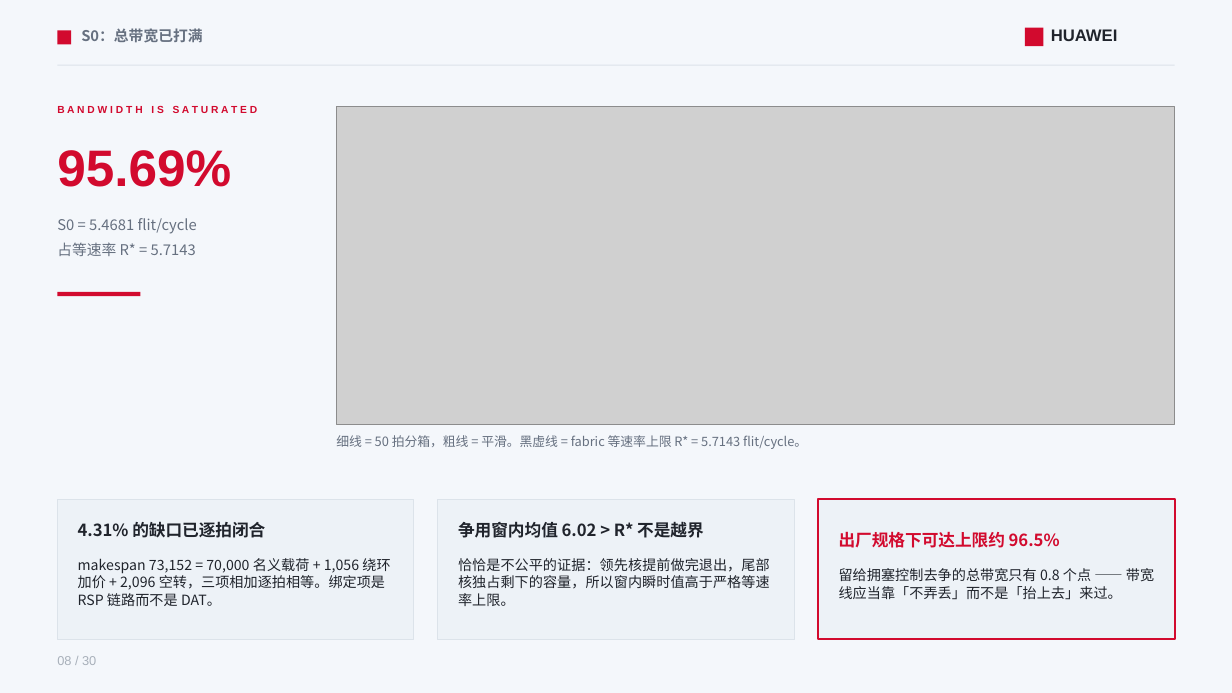
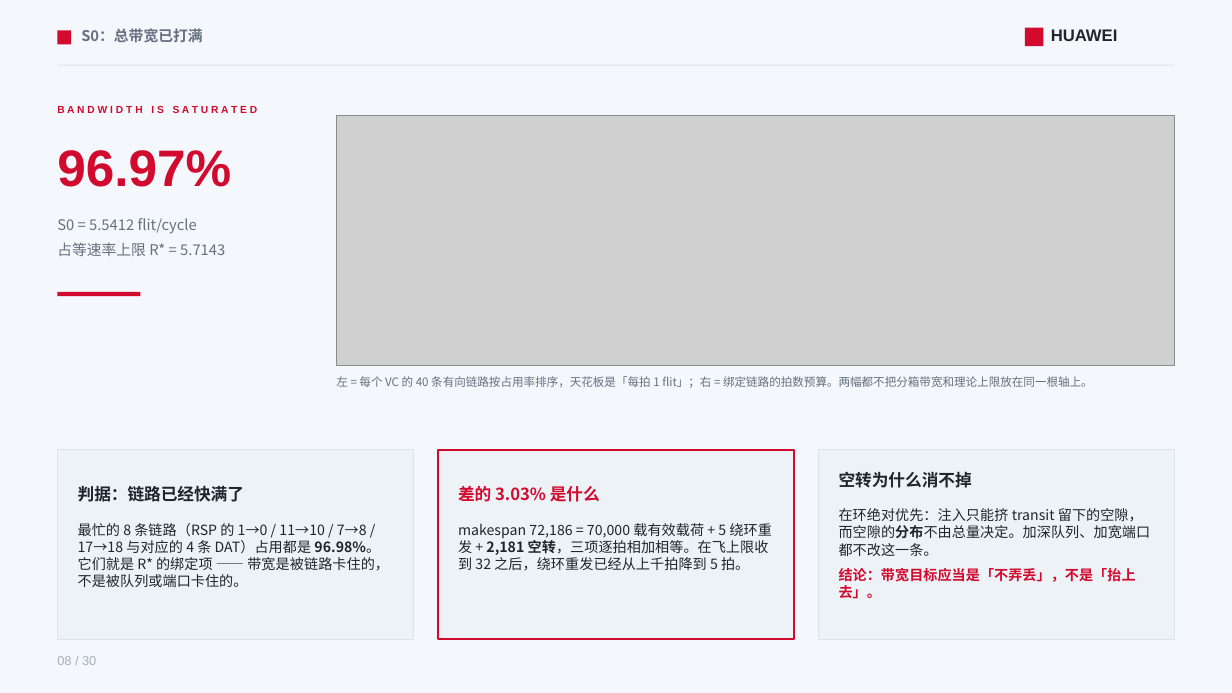
Before and after one commit to lukebest/booksim2, a slide deck: slide 8 of ppt/ring2-write-fairness.pptx. Drawn at 1232x693 pixels with LibreOffice and Linux fonts; fonts in the diff are those of the drawing; grey boxes stand for pictures. Boxes give left, top, right and bottom in pixels: in the first picture for what was removed or moved away, otherwise in the second. Text is boxed around its words. In the diff, an @@ line names an element or a change of style, - is before the commit and + after.

```diff
--- a/ppt/ring2-write-fairness.pptx
+++ b/ppt/ring2-write-fairness.pptx
@@ picture: place and size @@
-picture at bbox=[336, 106, 1175, 424]
+picture at bbox=[336, 116, 1175, 365]
@@ text at bbox=[57, 150, 231, 187]: text changed @@
-95.69%
+96.97%
@@ text at bbox=[57, 218, 225, 256]: text changed @@
-S0 = 5.4681 flit/cycle
-占等速率 R* = 5.7143
+S0 = 5.5412 flit/cycle
+占等速率上限 R* = 5.7143
@@ text at bbox=[336, 376, 1093, 388]: text changed; size 10 to 9 pt @@
-细线 = 50 拍分箱，粗线 = 平滑。黑虚线 = fabric 等速率上限 R* = 5.7143 flit/cycle。
+左 = 每个 VC 的 40 条有向链路按占用率排序，天花板是「每拍 1 flit」；右 = 绑定链路的拍数预算。两幅都不把分箱带宽和理论上限放在同一根轴上。
@@ rectangle: place and size @@
-rectangle at bbox=[57, 499, 414, 640]
+rectangle at bbox=[57, 450, 414, 640]
@@ rectangle: place and size @@
-rectangle at bbox=[438, 499, 795, 640]
+rectangle at bbox=[438, 450, 795, 640]
@@ rectangle at bbox=[438, 450, 795, 640]: outline #DCE3EA 1 pt to #D20A2E 1.5 pt @@
@@ rectangle: place and size @@
-rectangle at bbox=[819, 499, 1176, 640]
+rectangle at bbox=[819, 450, 1176, 640]
@@ rectangle at bbox=[819, 450, 1176, 640]: outline #D20A2E 1.5 pt to #DCE3EA 1 pt @@
@@ text at bbox=[839, 471, 972, 488]: text changed; text colour #D20A2E to #20242C @@
-出厂规格下可达上限约 96.5%
+空转为什么消不掉
@@ text at bbox=[78, 485, 244, 502]: text changed @@
-4.31% 的缺口已逐拍闭合
+判据：链路已经快满了
@@ text at bbox=[458, 486, 600, 502]: text changed; text colour #20242C to #D20A2E @@
-争用窗内均值 6.02 > R* 不是越界
+差的 3.03% 是什么
@@ text at bbox=[839, 508, 1151, 599]: text changed @@
-留给拥塞控制去争的总带宽只有 0.8 个点 —— 带宽线应当靠「不弄丢」而不是「抬上去」来过。
+在环绝对优先：注入只能挤 transit 留下的空隙，而空隙的分布不由总量决定。加深队列、加宽端口都不改这一条。
+结论：带宽目标应当是「不弄丢」，不是「抬上去」。
@@ text at bbox=[78, 523, 389, 587]: text changed @@
-makespan 73,152 = 70,000 名义载荷 + 1,056 绕环加价 + 2,096 空转，三项相加逐拍相等。绑定项是 RSP 链路而不是 DAT。
+最忙的 8 条链路（RSP 的 1→0 / 11→10 / 7→8 / 17→18 与对应的 4 条 DAT）占用都是 96.98%。它们就是 R* 的绑定项 —— 带宽是被链路卡住的，不是被队列或端口卡住的。
@@ text at bbox=[458, 523, 772, 570]: text changed @@
-恰恰是不公平的证据：领先核提前做完退出，尾部核独占剩下的容量，所以窗内瞬时值高于严格等速率上限。
+makespan 72,186 = 70,000 载有效载荷 + 5 绕环重发 + 2,181 空转，三项逐拍相加相等。在飞上限收到 32 之后，绕环重发已经从上千拍降到 5 拍。
```
Also in this commit, not shown: 24 other slides changed, 2 slides added, 2 slides removed, 46 other files.
